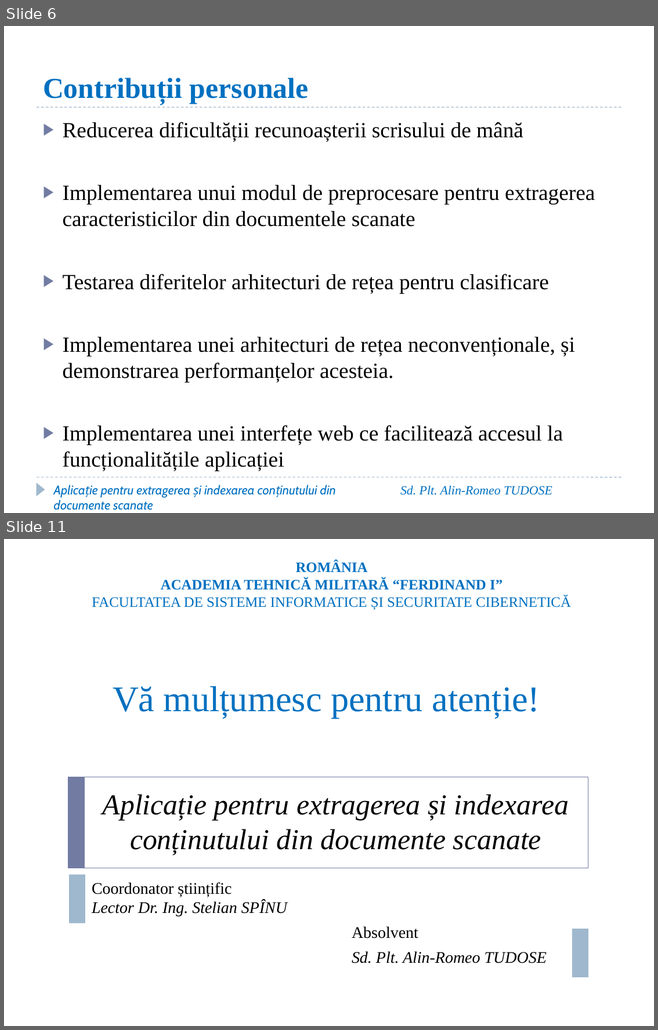
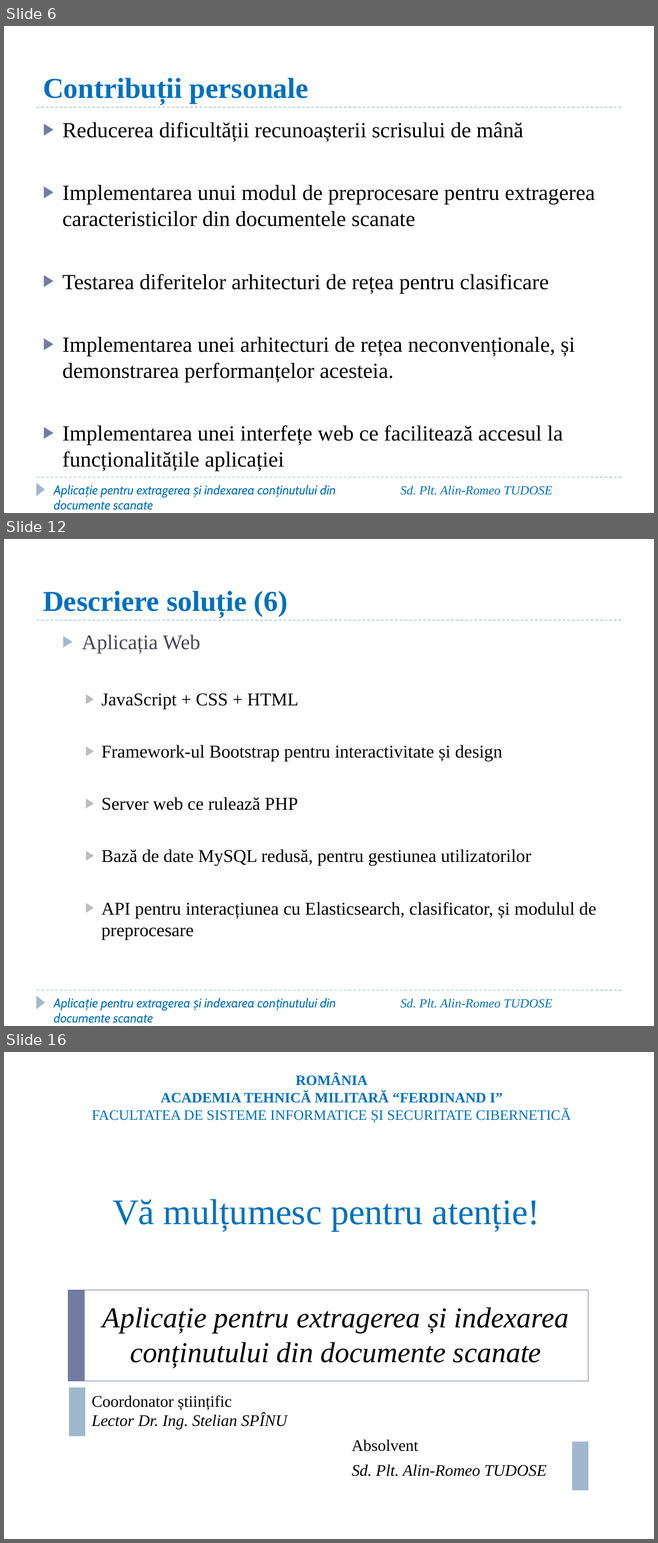
Before and after one commit to AlinTudose98/DocumentatieLicenta, a slide deck: Prezentare_Licenta_Tudose_Alin.pptx. Shown one above the other, each under a label of ours: slides 6 and 11 before the commit, slides 6, 12 and 16 after it; the slides between them are not shown. The pictures are 658x1030 and 658x1543 pixels, drawn with LibreOffice and Linux fonts; fonts in the diff are those of the drawing; background and template pictures are left out. Boxes give left, top, right and bottom in pixels: in the first picture for what was removed or moved away, otherwise in the second. Text is boxed around its words. In the diff, an @@ line names an element or a change of style, - is before the commit and + after.

```diff
--- a/Prezentare_Licenta_Tudose_Alin.pptx
+++ b/Prezentare_Licenta_Tudose_Alin.pptx
@@ slide 12 added at box(4, 539, 654, 1026), background #FFFFFF; not listed: 3 template elements that a slide beside it also shows @@
@@ title added at box(43, 591, 288, 617), 32 pt, text #0070C0, bold @@
+Descriere soluție (6)
@@ text added at box(82, 635, 596, 940), 20 pt, text #000000 @@
+  ▶ Aplicația Web
+    ▶ JavaScript + CSS + HTML
+    ▶ Framework-ul Bootstrap pentru interactivitate și design
+    ▶ Server web ce rulează PHP
+    ▶ Bază de date MySQL redusă, pentru gestiunea utilizatorilor
+    ▶ API pentru interacțiunea cu Elasticsearch, clasificator, și modulul de preprocesare
@@ text added at box(54, 998, 336, 1023), 14 pt, text #0070C0, italic @@
+Aplicație pentru extragerea și indexarea conținutului din documente scanate
@@ text added at box(400, 999, 552, 1008), 14 pt, text #0070C0, italic @@
+Sd. Plt. Alin-Romeo TUDOSE
@@ what was slide 11 is now slide 16 @@
```
Also in this commit, not shown: 4 slides changed, 4 other slides added.
